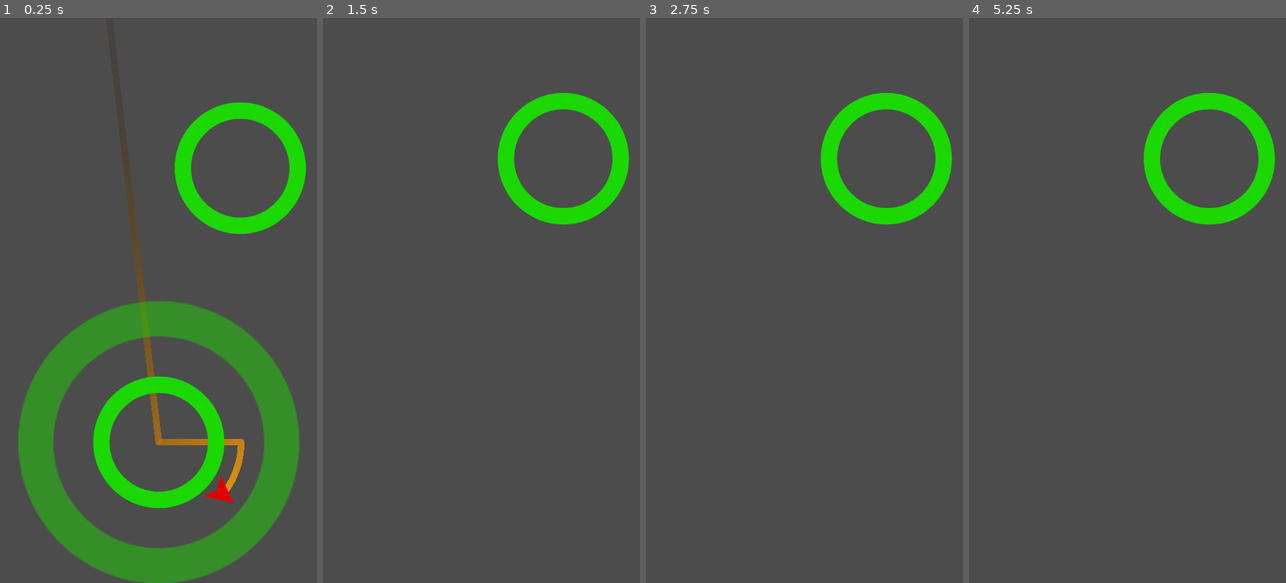
Above: before the commit, frames 1-4 (left to right).
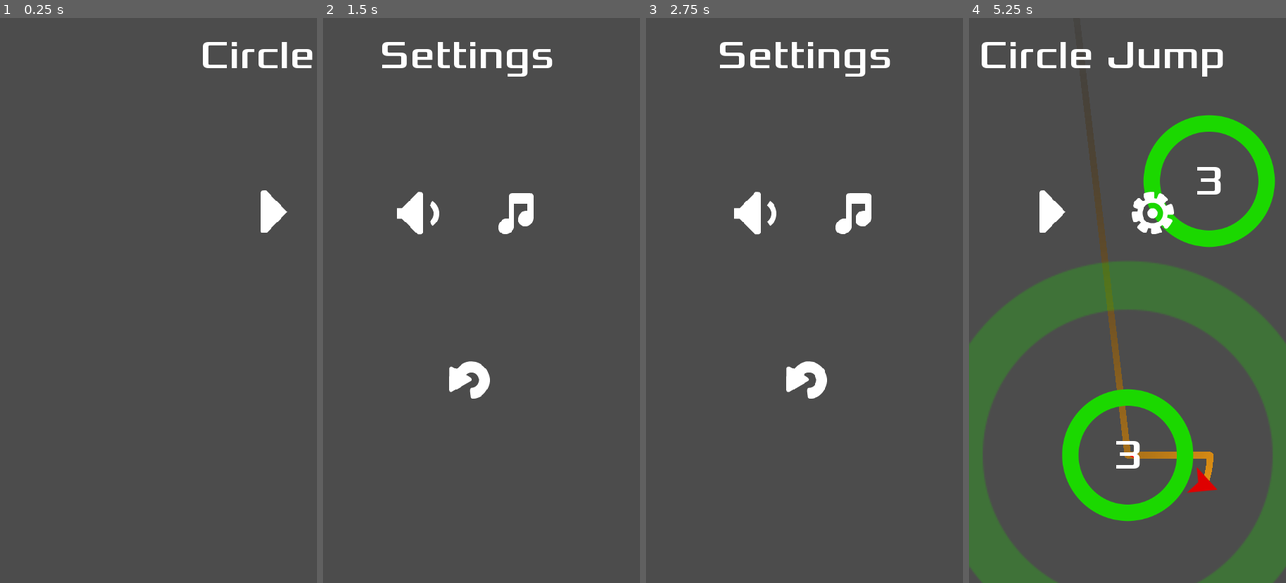
Above: after the commit, the same moments.

Repository: Akrata/CircleGame
Game: Godot game, scene res://Main.tscn
Same seed, same stepped clock (60 frames per second), same inputs: the game is played once before the commit and once after it. The project has no main scene, so this scene is started directly.
Inputs (mouse positions are in pixels of both pictures, inside the frame that each line leads up to):
- Up to frame 1 (0.25 s): no input
- Up to frame 2 (1.5 s): click (532, 210) at 0.52 s; tap Enter at 1.25 s; move the mouse to (551, 272) at 1.27 s; click (551, 272) at 1.42 s
- Up to frame 3 (2.75 s): click (725, 210) at 2.02 s
- Up to frame 4 (5.25 s): click (1178, 210) at 2.77 s; click (1127, 379) at 3.52 s; tap Space at 4.25 s; move the mouse to (1064, 328) at 4.27 s; click (1064, 328) at 4.42 s; click (1048, 210) at 5.02 s

The runs differ from the first frame. In frame 1, 24% of the frame differs, in the area x 5-99%, y 4-100%; in frame 2, 5.8%; in frame 3, 5.8%; in frame 4, 28%, in the area x 0-100%, y 4-100%.

Commit message:
Cuarto video

Diff:
--- a/CircleGame/Main.gd
+++ b/CircleGame/Main.gd
@@ -8,7 +8,7 @@
 
 func _ready() -> void:
 	randomize()
-	new_game()
+
 
 func new_game():
 	$Camera2D.position = $StartPosition.position
@@ -16,6 +16,7 @@
 	player.position = $StartPosition.position
 	add_child(player)
 	player.connect("captured",self,"_on_jumper_captured")
+	player.connect("died", self, "_on_jumper_died")
 	spawn_circle($StartPosition.position)
 
 
@@ -30,5 +31,9 @@
 
 func _on_jumper_captured(object):
 	$Camera2D.position = object.position
-	object.capture()
+	object.capture(player)
 	call_deferred("spawn_circle")
+
+func _on_jumper_died():
+	get_tree().call_group("circles", "implode")
+	$Screens.game_over()
--- a/CircleGame/Main.tscn
+++ b/CircleGame/Main.tscn
@@ -1,6 +1,7 @@
-[gd_scene load_steps=2 format=2]
+[gd_scene load_steps=3 format=2]
 
 [ext_resource path="res://Main.gd" type="Script" id=1]
+[ext_resource path="res://UI/Screens.tscn" type="PackedScene" id=2]
 
 [node name="Main" type="Node"]
 script = ExtResource( 1 )
@@ -14,3 +15,6 @@
 current = true
 smoothing_enabled = true
 smoothing_speed = 8.0
+
+[node name="Screens" parent="." instance=ExtResource( 2 )]
+[connection signal="start_game" from="Screens" to="." method="new_game"]
--- a/CircleGame/Objets/Circle.gd
+++ b/CircleGame/Objets/Circle.gd
@@ -2,13 +2,18 @@
 
 onready var orbit_position = $Pivot/OrbitPosition
 
+enum MODES {STATIC, LIMITED }
 export var radius = 100
 var rotation_speed = PI
+var mode = MODES.STATIC
+var num_orbits = 3
+var current_orbits = 0
+var orbit_start = null
+var jumper = null
 
 
-
-
-func init(_position, _radius = radius):
+func init(_position, _radius = radius, _mode = MODES.LIMITED):
+	set_mode(_mode)
 	position = _position
 	radius = _radius
 	$CollisionShape2D.shape = $CollisionShape2D.shape.duplicate()
@@ -19,14 +24,56 @@
 	orbit_position.position.x = radius + 25
 
 	rotation_speed = rotation_speed * pow(-1, randi() %2)
+func set_mode(_mode):
+	mode = _mode
+	match mode:
+		MODES.STATIC:
+			$Label.hide()
+		MODES.LIMITED:
+			current_orbits = num_orbits
+			$Label.text = str(current_orbits)
+			$Label.show()
+
 
 func implode():
 	$AnimationPlayer.play("implode")
 	yield($AnimationPlayer, "animation_finished")
 	queue_free()
 
-func capture():
+func capture(target):
+	jumper = target
 	$AnimationPlayer.play("capture")
+	$Pivot.rotation = (jumper.position - position).angle()
+	orbit_start = $Pivot.rotation
 
 func _process(delta: float) -> void:
 	$Pivot.rotation += rotation_speed * delta
+	if mode == MODES.LIMITED and jumper:
+		check_orbits()
+		update()
+
+func check_orbits():
+	if abs($Pivot.rotation - orbit_start)> 2 * PI:
+		current_orbits -= 1
+		$Label.text = str(current_orbits)
+		orbit_start = $Pivot.rotation
+		if current_orbits <= 0:
+			jumper.die()
+			jumper = null
+			implode()
+
+func _draw():
+	if jumper:
+		var r = ((radius - 50) / num_orbits) * (1 + num_orbits - current_orbits)
+		draw_circle_arc_poly(Vector2.ZERO, r, orbit_start + PI/2, $Pivot.rotation + PI/2, Color(1, 0, 0))
+
+func draw_circle_arc_poly(center, radius, angle_from, angle_to, color):
+    var nb_points = 32
+    var points_arc = PoolVector2Array()
+    points_arc.push_back(center)
+    var colors = PoolColorArray([color])
+
+    for i in range(nb_points + 1):
+        var angle_point = angle_from + i * (angle_to - angle_from) / nb_points - PI/2
+        points_arc.push_back(center + Vector2(cos(angle_point), sin(angle_point)) * radius)
+    draw_polygon(points_arc, colors)
--- a/CircleGame/Objets/Circle.tscn
+++ b/CircleGame/Objets/Circle.tscn
@@ -1,8 +1,9 @@
-[gd_scene load_steps=8 format=2]
+[gd_scene load_steps=10 format=2]
 
 [ext_resource path="res://Objets/Circle.gd" type="Script" id=1]
 [ext_resource path="res://Objets/color.shader" type="Shader" id=2]
 [ext_resource path="res://assets/images/circle1_n.png" type="Texture" id=3]
+[ext_resource path="res://assets/fonts/Xolonium-Regular.ttf" type="DynamicFontData" id=4]
 
 [sub_resource type="ShaderMaterial" id=1]
 shader = ExtResource( 2 )
@@ -79,7 +80,13 @@
 "values": [ Color( 1, 1, 1, 1 ), Color( 1, 1, 1, 0 ) ]
 }
 
-[node name="Circle" type="Area2D"]
+[sub_resource type="DynamicFont" id=5]
+size = 64
+font_data = ExtResource( 4 )
+
+[node name="Circle" type="Area2D" groups=[
+"circles",
+]]
 script = ExtResource( 1 )
 
 [node name="Sprite" type="Sprite" parent="."]
@@ -104,3 +111,17 @@
 [node name="AnimationPlayer" type="AnimationPlayer" parent="."]
 anims/capture = SubResource( 3 )
 anims/implode = SubResource( 4 )
+
+[node name="Label" type="Label" parent="."]
+anchor_left = 0.5
+anchor_top = 0.5
+anchor_right = 0.5
+anchor_bottom = 0.5
+margin_left = -22.5
+margin_top = -39.0
+margin_right = 22.5
+margin_bottom = 39.0
+custom_fonts/font = SubResource( 5 )
+text = "1"
+align = 1
+valign = 1
--- a/CircleGame/Objets/jumper.gd
+++ b/CircleGame/Objets/jumper.gd
@@ -2,6 +2,8 @@
 
 onready var trail = $Trail/points
 signal captured
+signal died
+
 var velocity = Vector2(100, 0)
 var jump_speed = 1000
 var target = null
@@ -19,7 +21,7 @@
 
 func _on_jumper_area_entered(area: Area2D) -> void:
 	target = area
-	target.get_node("Pivot").rotation = (position - target.position).angle()
+
 	velocity = Vector2.ZERO
 	emit_signal("captured", area)
 
@@ -31,3 +33,11 @@
 		transform = target.orbit_position.global_transform
 	else:
 		position += velocity * delta
+func die():
+	target = null
+	queue_free()
+
+func _on_VisibilityNotifier2D_screen_exited() -> void:
+	if !target:
+		emit_signal("died")
+		die()
--- a/CircleGame/Objets/jumper.tscn
+++ b/CircleGame/Objets/jumper.tscn
@@ -31,7 +31,9 @@
 z_index = -1
 points = PoolVector2Array( 145.317, -10.755 )
 gradient = SubResource( 2 )
+texture_mode = 1157496317
 joint_mode = 2
 begin_cap_mode = 2
 end_cap_mode = 2
 [connection signal="area_entered" from="." to="." method="_on_jumper_area_entered"]
+[connection signal="screen_exited" from="VisibilityNotifier2D" to="." method="_on_VisibilityNotifier2D_screen_exited"]
--- /dev/null
+++ b/CircleGame/Screens.gd
@@ -0,0 +1,37 @@
+extends Node
+
+signal start_game
+
+var current_screen = null
+
+func _ready() -> void:
+	register_buttons()
+	changue_screen($TitleScreen)
+
+func register_buttons():
+	var buttons = get_tree().get_nodes_in_group("buttons")
+	for button in buttons:
+		button.connect("pressed", self, "_on_button_pressed", [button.name])
+
+func _on_button_pressed(name):
+	match name:
+		"Home":
+			changue_screen($TitleScreen)
+		"Play":
+			changue_screen(null)
+			emit_signal("start_game")
+			yield(get_tree().create_timer(0.5), "timeout")
+		"Settings":
+			changue_screen($SettingsScreen)
+
+func changue_screen(new_screen):
+	if current_screen:
+		current_screen.disappear()
+		yield(current_screen.tween, "tween_completed")
+	current_screen = new_screen
+	if new_screen:
+		current_screen.appear()
+		yield(current_screen.tween, "tween_completed")
+
+func game_over():
+	changue_screen($GameOverScreen)
--- /dev/null
+++ b/CircleGame/UI/BaseScreen.gd
@@ -0,0 +1,11 @@
+extends CanvasLayer
+
+onready var tween = $Tween
+
+func appear():
+	tween.interpolate_property(self, "offset:x" , 500, 0, 0.5,tween.TRANS_BACK,tween.EASE_IN_OUT)
+	tween.start()
+
+func disappear():
+	tween.interpolate_property(self, "offset:x" , 0, 500, 0.5,tween.TRANS_BACK,tween.EASE_IN_OUT)
+	tween.start()
--- /dev/null
+++ b/CircleGame/UI/BaseScreen.tscn
@@ -0,0 +1,51 @@
+[gd_scene load_steps=4 format=2]
+
+[ext_resource path="res://UI/BaseScreen.gd" type="Script" id=1]
+[ext_resource path="res://assets/fonts/Xolonium-Regular.ttf" type="DynamicFontData" id=2]
+
+[sub_resource type="DynamicFont" id=1]
+size = 60
+font_data = ExtResource( 2 )
+
+[node name="BaseScreen" type="CanvasLayer"]
+offset = Vector2( 500, 0 )
+transform = Transform2D( 1, 0, 0, 1, 500, 0 )
+script = ExtResource( 1 )
+
+[node name="MarginContainer" type="MarginContainer" parent="."]
+anchor_right = 1.0
+anchor_bottom = 1.0
+custom_constants/margin_right = 20
+custom_constants/margin_top = 20
+custom_constants/margin_left = 20
+custom_constants/margin_bottom = 20
+
+[node name="VBoxContainer" type="VBoxContainer" parent="MarginContainer"]
+margin_left = 20.0
+margin_top = 20.0
+margin_right = 460.0
+margin_bottom = 834.0
+custom_constants/separation = 150
+
+[node name="Label" type="Label" parent="MarginContainer/VBoxContainer"]
+margin_right = 440.0
+margin_bottom = 73.0
+custom_fonts/font = SubResource( 1 )
+text = "Title"
+align = 1
+
+[node name="Buttons" type="HBoxContainer" parent="MarginContainer/VBoxContainer"]
+margin_top = 223.0
+margin_right = 440.0
+margin_bottom = 223.0
+custom_constants/separation = 50
+alignment = 1
+
+[node name="Buttons2" type="HBoxContainer" parent="MarginContainer/VBoxContainer"]
+margin_top = 373.0
+margin_right = 440.0
+margin_bottom = 373.0
+custom_constants/separation = 50
+alignment = 1
+
+[node name="Tween" type="Tween" parent="."]
--- /dev/null
+++ b/CircleGame/UI/GameOverScreen.tscn
@@ -0,0 +1,33 @@
+[gd_scene load_steps=4 format=2]
+
+[ext_resource path="res://UI/BaseScreen.tscn" type="PackedScene" id=1]
+[ext_resource path="res://assets/images/buttons/home.png" type="Texture" id=2]
+[ext_resource path="res://assets/images/buttons/return.png" type="Texture" id=3]
+
+[node name="GameOverScreen" instance=ExtResource( 1 )]
+
+[node name="Label" parent="MarginContainer/VBoxContainer" index="0"]
+text = "Game Over"
+
+[node name="Buttons" parent="MarginContainer/VBoxContainer" index="1"]
+margin_bottom = 323.0
+
+[node name="Home" type="TextureButton" parent="MarginContainer/VBoxContainer/Buttons" index="0" groups=[
+"buttons",
+]]
+margin_left = 95.0
+margin_right = 195.0
+margin_bottom = 100.0
+texture_normal = ExtResource( 2 )
+
+[node name="Play" type="TextureButton" parent="MarginContainer/VBoxContainer/Buttons" index="1" groups=[
+"buttons",
+]]
+margin_left = 245.0
+margin_right = 345.0
+margin_bottom = 100.0
+texture_normal = ExtResource( 3 )
+
+[node name="Buttons2" parent="MarginContainer/VBoxContainer" index="2"]
+margin_top = 473.0
+margin_bottom = 473.0
--- /dev/null
+++ b/CircleGame/UI/Screens.tscn
@@ -0,0 +1,15 @@
+[gd_scene load_steps=5 format=2]
+
+[ext_resource path="res://Screens.gd" type="Script" id=1]
+[ext_resource path="res://UI/TitleScreen.tscn" type="PackedScene" id=2]
+[ext_resource path="res://UI/SettingsScreen.tscn" type="PackedScene" id=3]
+[ext_resource path="res://UI/GameOverScreen.tscn" type="PackedScene" id=4]
+
+[node name="Screens" type="Node"]
+script = ExtResource( 1 )
+
+[node name="TitleScreen" parent="." instance=ExtResource( 2 )]
+
+[node name="SettingsScreen" parent="." instance=ExtResource( 3 )]
+
+[node name="GameOverScreen" parent="." instance=ExtResource( 4 )]
--- /dev/null
+++ b/CircleGame/UI/SettingsScreen.tscn
@@ -0,0 +1,42 @@
+[gd_scene load_steps=5 format=2]
+
+[ext_resource path="res://UI/BaseScreen.tscn" type="PackedScene" id=1]
+[ext_resource path="res://assets/images/buttons/audioOn.png" type="Texture" id=2]
+[ext_resource path="res://assets/images/buttons/musicOn.png" type="Texture" id=3]
+[ext_resource path="res://assets/images/buttons/return.png" type="Texture" id=4]
+
+[node name="SettingsScreen" instance=ExtResource( 1 )]
+
+[node name="Label" parent="MarginContainer/VBoxContainer" index="0"]
+text = "Settings"
+
+[node name="Buttons" parent="MarginContainer/VBoxContainer" index="1"]
+margin_bottom = 323.0
+
+[node name="Sound" type="TextureButton" parent="MarginContainer/VBoxContainer/Buttons" index="0" groups=[
+"buttons",
+]]
+margin_left = 95.0
+margin_right = 195.0
+margin_bottom = 100.0
+texture_normal = ExtResource( 2 )
+
+[node name="Music" type="TextureButton" parent="MarginContainer/VBoxContainer/Buttons" index="1" groups=[
+"buttons",
+]]
+margin_left = 245.0
+margin_right = 345.0
+margin_bottom = 100.0
+texture_normal = ExtResource( 3 )
+
+[node name="Buttons2" parent="MarginContainer/VBoxContainer" index="2"]
+margin_top = 473.0
+margin_bottom = 573.0
+
+[node name="Home" type="TextureButton" parent="MarginContainer/VBoxContainer/Buttons2" index="0" groups=[
+"buttons",
+]]
+margin_left = 170.0
+margin_right = 270.0
+margin_bottom = 100.0
+texture_normal = ExtResource( 4 )
--- /dev/null
+++ b/CircleGame/UI/TitleScreen.tscn
@@ -0,0 +1,33 @@
+[gd_scene load_steps=4 format=2]
+
+[ext_resource path="res://UI/BaseScreen.tscn" type="PackedScene" id=1]
+[ext_resource path="res://assets/images/buttons/right.png" type="Texture" id=2]
+[ext_resource path="res://assets/images/buttons/gear.png" type="Texture" id=3]
+
+[node name="TitleScreen" instance=ExtResource( 1 )]
+
+[node name="Label" parent="MarginContainer/VBoxContainer" index="0"]
+text = "Circle Jump"
+
+[node name="Buttons" parent="MarginContainer/VBoxContainer" index="1"]
+margin_bottom = 323.0
+
+[node name="Play" type="TextureButton" parent="MarginContainer/VBoxContainer/Buttons" index="0" groups=[
+"buttons",
+]]
+margin_left = 95.0
+margin_right = 195.0
+margin_bottom = 100.0
+texture_normal = ExtResource( 2 )
+
+[node name="Settings" type="TextureButton" parent="MarginContainer/VBoxContainer/Buttons" index="1" groups=[
+"buttons",
+]]
+margin_left = 245.0
+margin_right = 345.0
+margin_bottom = 100.0
+texture_normal = ExtResource( 3 )
+
+[node name="Buttons2" parent="MarginContainer/VBoxContainer" index="2"]
+margin_top = 473.0
+margin_bottom = 473.0
